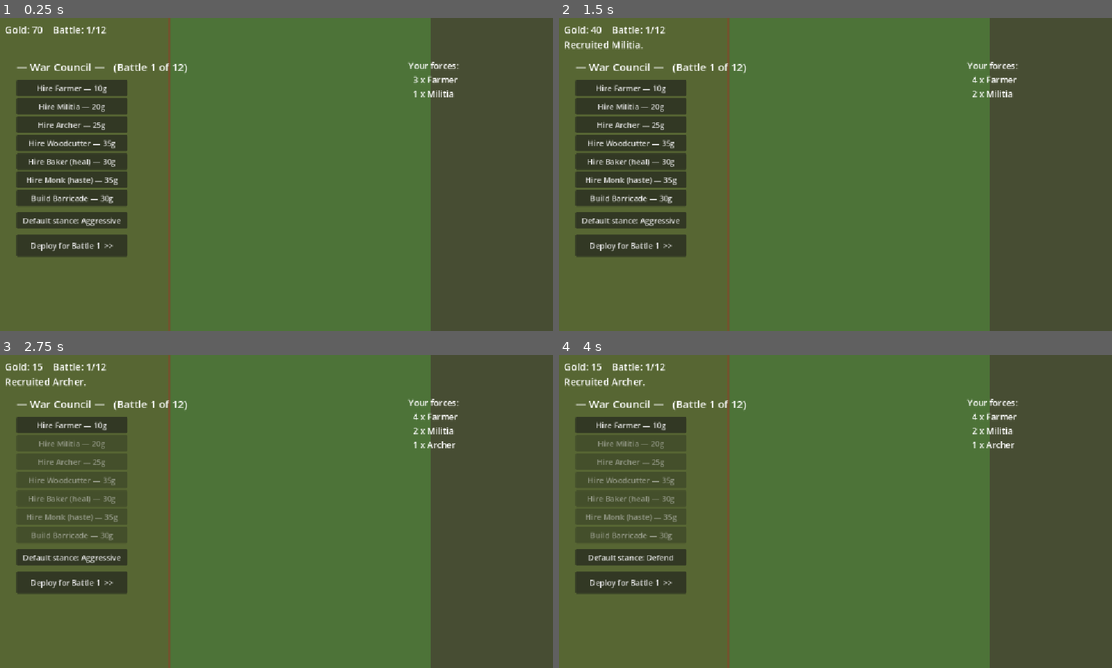
Above: before the commit, frames 1-4 (two rows, left to right).
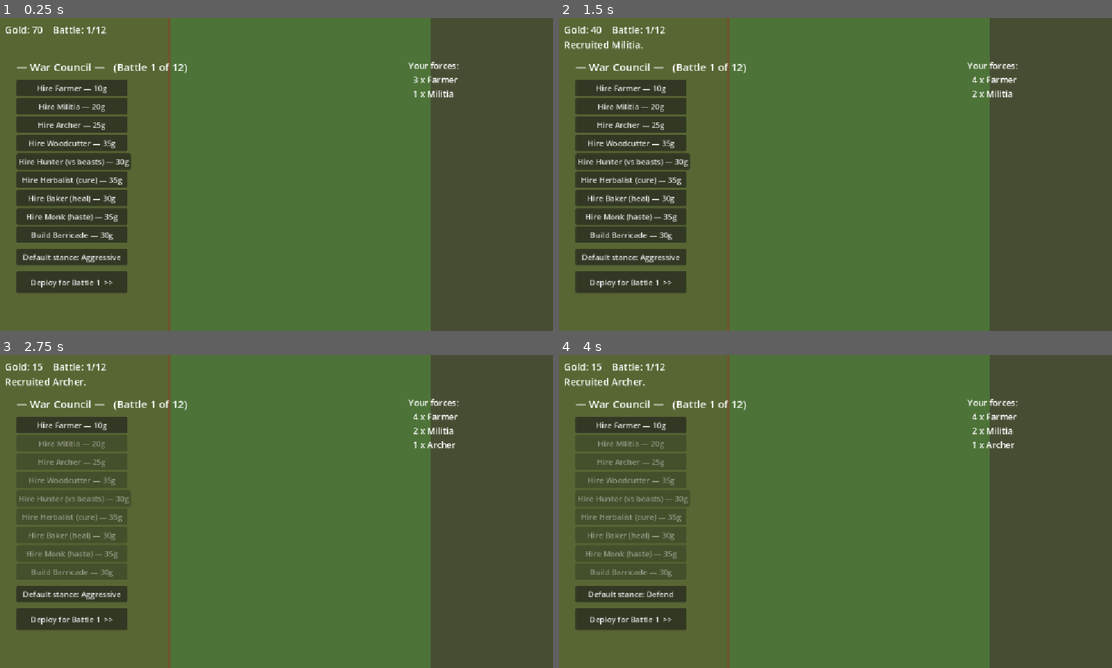
Above: after the commit, the same moments.

Repository: Jazzboy2567/protect-your-plot
Game: Godot game, scene res://Main.tscn
Same seed, same stepped clock (60 frames per second), same inputs: the game is played once before the commit and once after it.
Inputs:
- Up to frame 1 (0.25 s): no input
- Up to frame 2 (1.5 s): click "Hire Farmer — 10g" at 0.5 s; click "Hire Militia — 20g" at 1.25 s
- Up to frame 3 (2.75 s): click "Hire Archer — 25g" at 2 s
- Up to frame 4 (4 s): click "Default stance: Aggressive" at 2.75 s; click "Default stance: Hold" at 3.5 s

The runs differ from the first frame. In frame 1, 4.2% of the frame differs, in the area x 2-24%, y 43-88%; in frame 2, 4.2%; in frame 3, 3.5%; in frame 4, 3.5%.

Commit message:
Add plague/status effects, new enemies, and counter units
Status system:
- Plague: damage-over-time that spreads peasant-to-peasant; sickly-green
  tint; cured by Herbalist cleanse aura and resisted by plague-immune units
- Burn (Torchbearer) and Slow (Fisherman) on-hit effects
- Beast bonus (Hunter), armor-piercing, and knockback (Ram/Boar/Bear)

New enemies: Wolf (dives your backline), Boar, Crossbowman (ranged),
Bear (beast tank), Plague-Risen (spreads plague), and a 2nd boss, The Baron.
New peasants: Hunter, Herbalist, Fisherman, Torchbearer, Plague Doctor,
plus Spike Barricade.

Validated against Godot 4.7.2: auto-play through the Black Death boss with a
varied army exercising every effect, no runtime errors.

Diff:
--- a/scripts/GameData.gd
+++ b/scripts/GameData.gd
@@ -2,7 +2,9 @@
 extends RefCounted
 
 # Central stat tables + wave generator. Accessed statically, e.g. GameData.UNITS["farmer"].
-# team is decided at spawn time, not here. "structure": true means it does not move/attack.
+# Flags: structure (no move/attack), armor (flat reduction), pierce (ignore armor),
+# aura ("heal"/"haste"/"cleanse"), beast (Hunter bonus), plague_immune,
+# applies_plague/applies_burn/applies_slow (on-hit), knockback, bonus_beast, behavior.
 
 const UNITS := {
 	# --- Peasants (your side) — greyish / blue-grey stick figures ---
@@ -10,29 +12,48 @@
 	"militia":    {"id":"militia","name":"Militia","hp":48,"damage":9,"range":8,"cooldown":0.9,"speed":60,"radius":8,"cost":20,"color":Color(0.66,0.72,0.85)},
 	"archer":     {"id":"archer","name":"Archer","hp":24,"damage":8,"range":150,"cooldown":1.1,"speed":50,"radius":7,"cost":25,"color":Color(0.60,0.80,0.62)},
 	"woodcutter": {"id":"woodcutter","name":"Woodcutter","hp":65,"damage":15,"range":9,"cooldown":1.4,"speed":45,"radius":9,"cost":35,"pierce":true,"color":Color(0.72,0.62,0.50)},
+	"hunter":     {"id":"hunter","name":"Hunter","hp":30,"damage":7,"range":130,"cooldown":1.0,"speed":55,"radius":7,"cost":30,"bonus_beast":2.2,"color":Color(0.55,0.70,0.45)},
+	"herbalist":  {"id":"herbalist","name":"Herbalist","hp":30,"damage":3,"range":7,"cooldown":1.3,"speed":52,"radius":8,"cost":35,"aura":"cleanse","aura_range":90,"plague_immune":true,"color":Color(0.55,0.80,0.70)},
+	"fisherman":  {"id":"fisherman","name":"Fisherman","hp":38,"damage":5,"range":9,"cooldown":1.1,"speed":55,"radius":8,"cost":30,"applies_slow":true,"color":Color(0.55,0.72,0.80)},
+	"torchbearer":{"id":"torchbearer","name":"Torchbearer","hp":34,"damage":6,"range":8,"cooldown":1.0,"speed":55,"radius":8,"cost":35,"applies_burn":true,"color":Color(0.90,0.65,0.35)},
 	"baker":      {"id":"baker","name":"Baker","hp":34,"damage":4,"range":7,"cooldown":1.2,"speed":52,"radius":8,"cost":30,"aura":"heal","aura_range":95,"aura_value":5,"color":Color(0.86,0.78,0.55)},
 	"monk":       {"id":"monk","name":"Monk","hp":34,"damage":4,"range":7,"cooldown":1.2,"speed":52,"radius":8,"cost":35,"aura":"haste","aura_range":95,"aura_value":0.30,"color":Color(0.70,0.66,0.80)},
+	"plague_doctor":{"id":"plague_doctor","name":"Plague Doctor","hp":40,"damage":9,"range":8,"cooldown":1.0,"speed":52,"radius":8,"cost":45,"plague_immune":true,"applies_plague":true,"color":Color(0.35,0.45,0.55)},
 	"barricade":  {"id":"barricade","name":"Barricade","hp":220,"damage":0,"range":0,"cooldown":1.0,"speed":0,"radius":14,"cost":30,"structure":true,"color":Color(0.50,0.35,0.20)},
+	"spikes":     {"id":"spikes","name":"Spike Barricade","hp":150,"damage":0,"range":0,"cooldown":1.0,"speed":0,"radius":13,"cost":40,"structure":true,"color":Color(0.45,0.42,0.40)},
 
 	# --- Enemies (right side) — reddish ---
-	"sheep":       {"id":"sheep","name":"Sheep","hp":18,"damage":2,"range":6,"cooldown":1.2,"speed":45,"radius":8,"drop":3,"color":Color(0.90,0.90,0.90)},
-	"rat":         {"id":"rat","name":"Plague Rat","hp":12,"damage":3,"range":5,"cooldown":0.7,"speed":72,"radius":5,"drop":2,"color":Color(0.55,0.30,0.35)},
+	"sheep":       {"id":"sheep","name":"Sheep","hp":18,"damage":2,"range":6,"cooldown":1.2,"speed":45,"radius":8,"drop":3,"beast":true,"color":Color(0.90,0.90,0.90)},
+	"rat":         {"id":"rat","name":"Plague Rat","hp":12,"damage":3,"range":5,"cooldown":0.7,"speed":72,"radius":5,"drop":2,"beast":true,"applies_plague":true,"color":Color(0.55,0.30,0.35)},
 	"bandit":      {"id":"bandit","name":"Bandit","hp":36,"damage":7,"range":7,"cooldown":1.0,"speed":55,"radius":8,"drop":6,"armor":1,"color":Color(0.80,0.35,0.30)},
-	"ram":         {"id":"ram","name":"Ram","hp":58,"damage":12,"range":8,"cooldown":1.3,"speed":85,"radius":10,"drop":9,"armor":2,"color":Color(0.85,0.55,0.30)},
+	"ram":         {"id":"ram","name":"Ram","hp":58,"damage":12,"range":8,"cooldown":1.3,"speed":85,"radius":10,"drop":9,"armor":2,"beast":true,"knockback":14,"color":Color(0.85,0.55,0.30)},
+	"wolf":        {"id":"wolf","name":"Wolf","hp":30,"damage":8,"range":6,"cooldown":0.8,"speed":110,"radius":7,"drop":7,"beast":true,"behavior":"diver","color":Color(0.60,0.45,0.45)},
+	"boar":        {"id":"boar","name":"Boar","hp":90,"damage":14,"range":8,"cooldown":1.4,"speed":70,"radius":11,"drop":12,"beast":true,"armor":2,"knockback":12,"color":Color(0.70,0.45,0.40)},
+	"crossbowman": {"id":"crossbowman","name":"Crossbowman","hp":34,"damage":12,"range":140,"cooldown":1.6,"speed":45,"radius":8,"drop":12,"armor":1,"color":Color(0.78,0.40,0.45)},
 	"knight":      {"id":"knight","name":"Knight","hp":130,"damage":18,"range":9,"cooldown":1.3,"speed":40,"radius":11,"drop":22,"armor":6,"color":Color(0.85,0.25,0.25)},
-	"black_death": {"id":"black_death","name":"The Black Death","hp":650,"damage":26,"range":13,"cooldown":1.1,"speed":30,"radius":22,"drop":70,"armor":8,"color":Color(0.50,0.10,0.35)},
+	"bear":        {"id":"bear","name":"Bear","hp":220,"damage":22,"range":10,"cooldown":1.5,"speed":45,"radius":16,"drop":30,"beast":true,"armor":2,"knockback":10,"color":Color(0.60,0.40,0.35)},
+	"plague_risen":{"id":"plague_risen","name":"Plague-Risen","hp":70,"damage":8,"range":7,"cooldown":1.2,"speed":30,"radius":10,"drop":14,"applies_plague":true,"plague_immune":true,"color":Color(0.45,0.55,0.35)},
+	"baron":       {"id":"baron","name":"The Baron","hp":520,"damage":24,"range":10,"cooldown":1.2,"speed":34,"radius":20,"drop":65,"armor":12,"color":Color(0.70,0.20,0.20)},
+	"black_death": {"id":"black_death","name":"The Black Death","hp":650,"damage":26,"range":13,"cooldown":1.1,"speed":30,"radius":22,"drop":70,"armor":8,"applies_plague":true,"plague_immune":true,"color":Color(0.50,0.10,0.35)},
 }
 
 # Build the enemy wave for battle number n (1-based). Every 4th battle is a boss.
 static func generate_wave(n: int) -> Array:
 	var w: Array = []
 	if n % 4 == 0:
-		w.append("black_death")
-		for i in 2 + n:
-			w.append("rat")
-		for i in 3:
-			w.append("bandit")
-		for i in maxi(0, n / 4 - 1):
+		if n == 8:
+			w.append("baron")
+			for i in 3:
+				w.append("crossbowman")
+			for i in 4:
+				w.append("bandit")
+		else:
+			w.append("black_death")
+			for i in 3 + n:
+				w.append("rat")
+			for i in maxi(0, n / 4 - 1):
+				w.append("plague_risen")
+		for i in 2:
 			w.append("knight")
 		return w
 	for i in 2 + n:
@@ -43,6 +64,17 @@
 		w.append("bandit")
 	for i in maxi(0, n - 2):
 		w.append("ram")
+	for i in maxi(0, n - 2):
+		w.append("wolf")
+	for i in maxi(0, n - 3):
+		w.append("boar")
+	for i in maxi(0, (n - 3) / 2):
+		w.append("crossbowman")
 	for i in maxi(0, (n - 2) / 2):
 		w.append("knight")
+	if n >= 5:
+		for i in maxi(0, (n - 4) / 2):
+			w.append("plague_risen")
+	if n >= 6:
+		w.append("bear")
 	return w
--- a/scripts/Main.gd
+++ b/scripts/Main.gd
@@ -223,6 +223,25 @@
 			best_d = d
 			best = p
 	return best
+
+func get_backline_peasant():
+	var best = null
+	var best_x := INF
+	for p in peasants:
+		if not is_instance_valid(p) or p.hp <= 0.0 or p.is_structure:
+			continue
+		if p.global_position.x < best_x:
+			best_x = p.global_position.x
+			best = p
+	return best
+
+func try_spread_plague(u: Unit) -> void:
+	for a in get_allies(u):
+		if a == u or not is_instance_valid(a) or a.is_structure or a.plague_immune or a.plague_time > 0.0:
+			continue
+		if u.global_position.distance_to(a.global_position) < 34.0:
+			a.infect(u.plague_dps, 4.0)
+			return
 
 func damage_mult(team: int) -> float:
 	return 1.6 if (team == 0 and rally_time > 0.0) else 1.0
@@ -299,6 +318,8 @@
 		["Hire Militia", "militia"],
 		["Hire Archer", "archer"],
 		["Hire Woodcutter", "woodcutter"],
+		["Hire Hunter (vs beasts)", "hunter"],
+		["Hire Herbalist (cure)", "herbalist"],
 		["Hire Baker (heal)", "baker"],
 		["Hire Monk (haste)", "monk"],
 		["Build Barricade", "barricade"],
--- a/scripts/Unit.gd
+++ b/scripts/Unit.gd
@@ -25,9 +25,24 @@
 var gold_drop: int = 0
 var armor: float = 0.0                 # flat damage reduction (min 1 damage taken)
 var pierce: bool = false               # attacks ignore target armor
-var aura: String = ""                  # "", "heal", or "haste"
+var aura: String = ""                  # "", "heal", "haste", or "cleanse"
 var aura_range: float = 0.0
 var aura_value: float = 0.0            # heal = hp/sec to allies; haste = attack-speed bonus
+var is_beast: bool = false
+var plague_immune: bool = false
+var applies_plague: bool = false
+var applies_burn: bool = false
+var applies_slow: bool = false
+var knockback: float = 0.0
+var bonus_beast: float = 1.0          # damage multiplier vs beast enemies
+var behavior: String = ""             # "" or "diver" (target the backline)
+
+var plague_time: float = 0.0
+var plague_dps: float = 0.0
+var burn_time: float = 0.0
+var burn_dps: float = 0.0
+var slow_time: float = 0.0
+var _spread_cd: float = 0.0
 
 var home_pos: Vector2 = Vector2.ZERO   # anchor for Hold/Defend, drop point from deploy
 var leader = null                      # follow target for FOLLOW stance
@@ -55,6 +70,14 @@
 	aura = def.get("aura", "")
 	aura_range = float(def.get("aura_range", 0))
 	aura_value = float(def.get("aura_value", 0))
+	is_beast = bool(def.get("beast", false))
+	plague_immune = bool(def.get("plague_immune", false))
+	applies_plague = bool(def.get("applies_plague", false))
+	applies_burn = bool(def.get("applies_burn", false))
+	applies_slow = bool(def.get("applies_slow", false))
+	knockback = float(def.get("knockback", 0))
+	bonus_beast = float(def.get("bonus_beast", 1.0))
+	behavior = def.get("behavior", "")
 	body_color = def.get("color", Color(0.78, 0.80, 0.85))
 	_cd = randf() * attack_cooldown
 
@@ -70,9 +93,35 @@
 		return
 	_cd -= delta
 
-	# Acquire / re-acquire a target.
+	# Damage-over-time: plague spreads to nearby allies; burn does not.
+	if slow_time > 0.0:
+		slow_time -= delta
+	var dot := false
+	if plague_time > 0.0:
+		plague_time -= delta
+		hp -= plague_dps * delta
+		dot = true
+		_spread_cd -= delta
+		if _spread_cd <= 0.0:
+			_spread_cd = 1.0
+			main.try_spread_plague(self)
+	if burn_time > 0.0:
+		burn_time -= delta
+		hp -= burn_dps * delta
+		dot = true
+	if dot:
+		queue_redraw()
+		if hp <= 0.0:
+			die()
+			return
+
+	# Acquire / re-acquire a target (divers go for your backline).
 	if target == null or not is_instance_valid(target) or target.hp <= 0.0:
-		target = main.get_nearest_enemy(self)
+		target = null
+		if team == 1 and behavior == "diver":
+			target = main.get_backline_peasant()
+		if target == null:
+			target = main.get_nearest_enemy(self)
 
 	# Single ally pass: light separation + collect nearby aura effects.
 	var sep := Vector2.ZERO
@@ -91,6 +140,9 @@
 				haste += a.aura_value
 			elif a.aura == "heal":
 				heal_rate += a.aura_value
+			elif a.aura == "cleanse" and plague_time > 0.0:
+				plague_time = 0.0
+				queue_redraw()
 	if sep != Vector2.ZERO:
 		global_position += sep * 0.5
 	if heal_rate > 0.0 and hp < max_hp:
@@ -104,10 +156,24 @@
 		dist = global_position.distance_to(target.global_position)
 		reach = attack_range + radius + target.radius
 
-	# Attack whatever is in range.
+	# Attack whatever is in range, applying on-hit effects.
 	if has_t and dist <= reach and _cd <= 0.0:
 		_cd = attack_cooldown / (1.0 + haste)
-		target.take_damage(damage * main.damage_mult(team), pierce)
+		var dmg := damage
+		if bonus_beast > 1.0 and target.is_beast:
+			dmg *= bonus_beast
+		target.take_damage(dmg * main.damage_mult(team), pierce)
+		if applies_plague:
+			target.infect(3.0, 4.0)
+		if applies_burn:
+			target.ignite(3.0, 3.0)
+		if applies_slow:
+			target.slow_for(1.5)
+		if knockback > 0.0:
+			var kb: Vector2 = target.global_position - global_position
+			var kl := kb.length()
+			if kl > 0.001:
+				target.global_position += kb / kl * knockback
 
 	# Move toward the goal dictated by stance (enemies always behave AGGRESSIVE).
 	var goal = _movement_goal(has_t, dist, reach)
@@ -115,7 +181,8 @@
 		var dir: Vector2 = goal - global_position
 		var dl2 := dir.length()
 		if dl2 > 0.001:
-			global_position += dir / dl2 * move_speed * delta
+			var spd := move_speed * (0.5 if slow_time > 0.0 else 1.0)
+			global_position += dir / dl2 * spd * delta
 
 func _movement_goal(has_t: bool, dist: float, reach: float):
 	if team == 1 or stance == Stance.AGGRESSIVE:
@@ -152,6 +219,21 @@
 	if hp <= 0.0:
 		die()
 
+func infect(dps: float, t: float) -> void:
+	if plague_immune or _dead:
+		return
+	plague_dps = maxf(plague_dps, dps)
+	plague_time = maxf(plague_time, t)
+
+func ignite(dps: float, t: float) -> void:
+	if _dead:
+		return
+	burn_dps = maxf(burn_dps, dps)
+	burn_time = maxf(burn_time, t)
+
+func slow_for(t: float) -> void:
+	slow_time = maxf(slow_time, t)
+
 func die() -> void:
 	if _dead:
 		return
@@ -177,6 +259,8 @@
 	var c := body_color
 	if _flash > 0.0:
 		c = body_color.lerp(Color.WHITE, clampf(_flash / 0.12, 0.0, 1.0) * 0.85)
+	elif plague_time > 0.0:
+		c = body_color.lerp(Color(0.3, 0.8, 0.2), 0.5)   # sickly green when infected
 
 	if is_structure:
 		draw_rect(Rect2(-radius, -radius, radius * 2.0, radius * 2.0), c)
